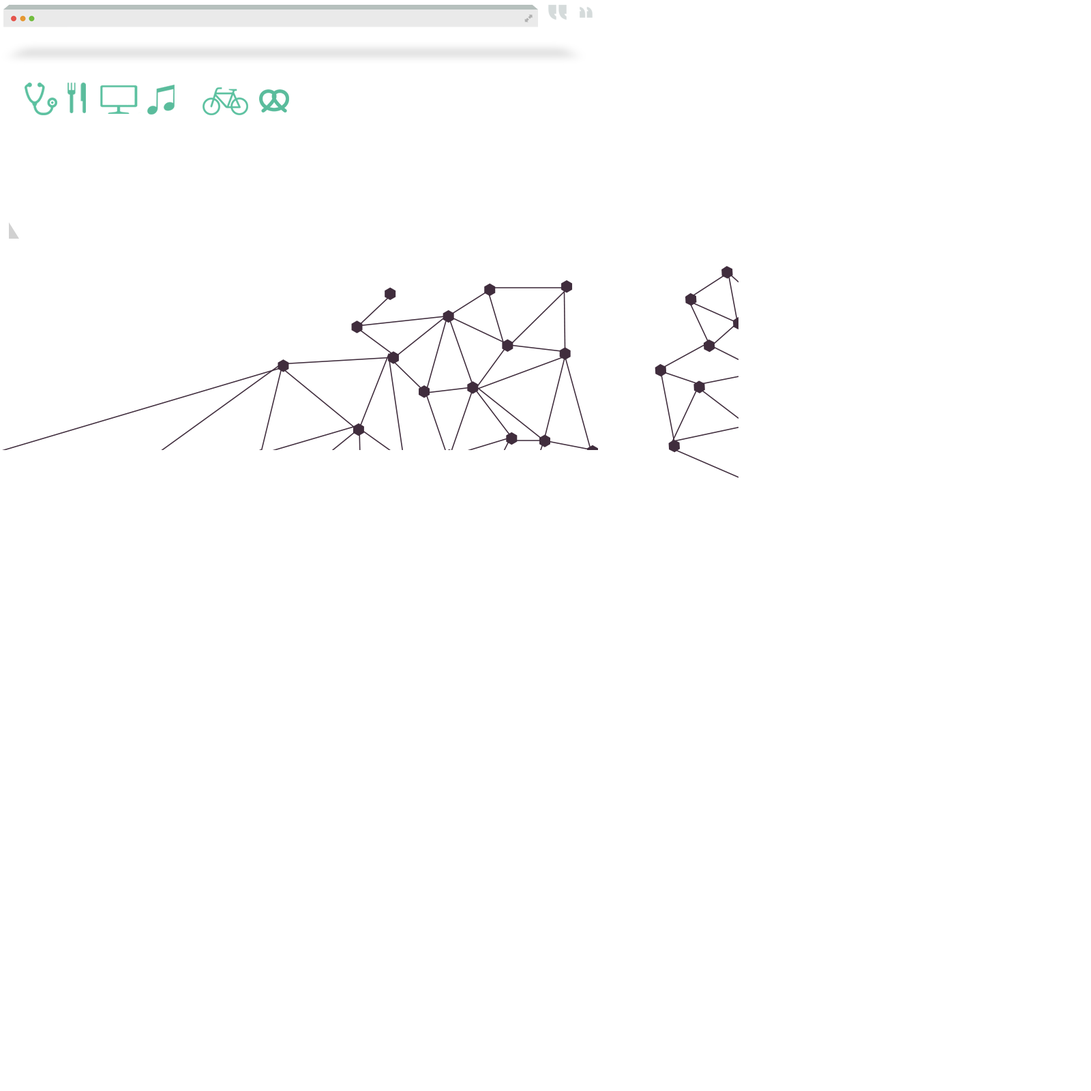
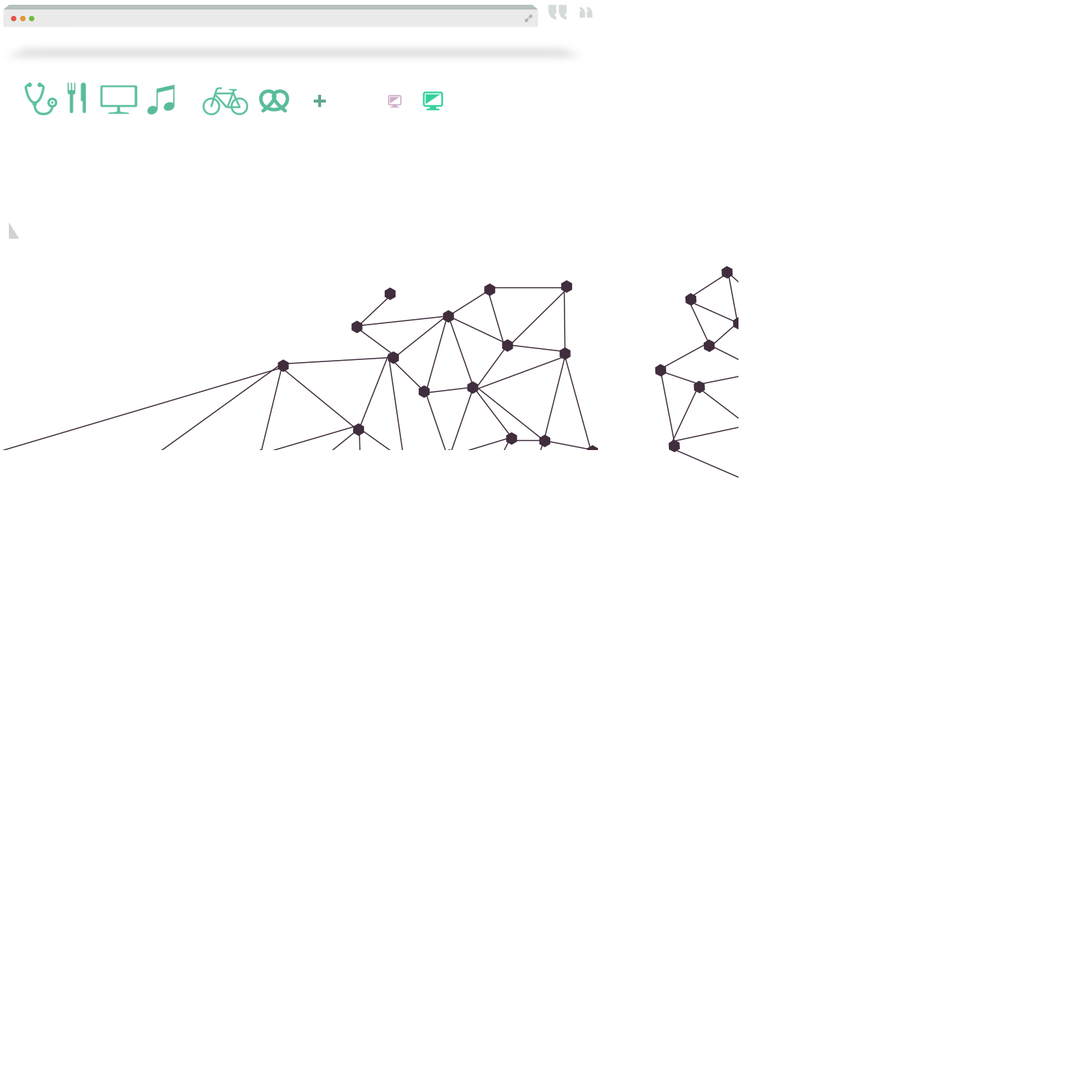
Layers edited between the first and the second 1091 x 1091 image:
added layer "Layer 29 copy 2" above "Layer 10" over [388, 94, 402, 108]
added layer "Layer 10" above "Layer 43 copy 2" over [422, 91, 444, 111]
added layer "Rectangle 14 copy 4" above "Greenlatic" over [313, 94, 327, 108]
